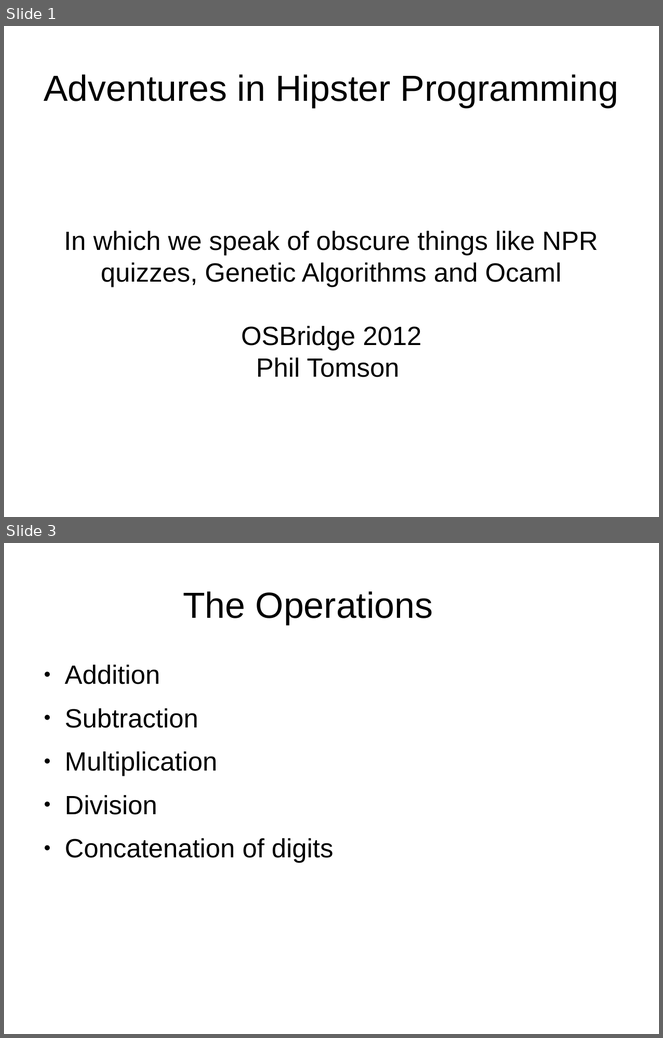
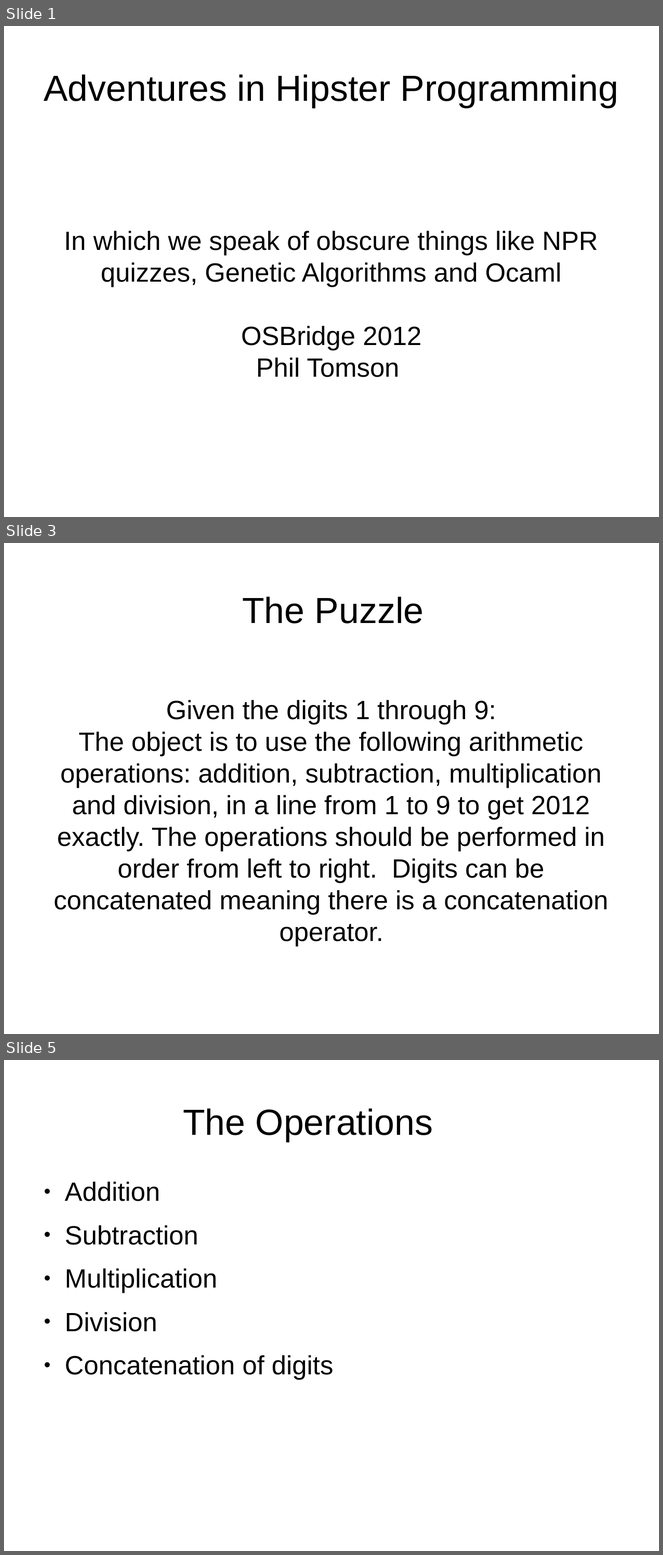
Before and after one commit to philtomson/OSBridge2012Talk, a slide deck: OSBridge2012.odp. Shown one above the other, each under a label of ours: slides 1 and 3 before the commit, slides 1, 3 and 5 after it; the slides between them are not shown. The pictures are 663x1038 and 663x1555 pixels, drawn with LibreOffice and Linux fonts; fonts in the diff are those of the drawing. Boxes give left, top, right and bottom in pixels: in the first picture for what was removed or moved away, otherwise in the second. Text is boxed around its words. In the diff, an @@ line names an element or a change of style, - is before the commit and + after.

```diff
--- a/OSBridge2012.odp
+++ b/OSBridge2012.odp
@@ slide 3 added at (x1=4, y1=543, x2=659, y2=1034), background #FFFFFF @@
@@ title added at (x1=242, y1=597, x2=424, y2=624), 44 pt, text #000000 @@
+The Puzzle
@@ subtitle added at (x1=54, y1=700, x2=608, y2=947), 32 pt, text #000000 @@
+Given the digits 1 through 9:
+The object is to use the following arithmetic operations: addition, subtraction, multiplication and division, in a line from 1 to 9 to get 2012 exactly. The operations should be performed in order from left to right. Digits can be concatenated meaning there is a concatenation operator.
@@ what was slide 3 is now slide 5 @@
```
Also in this commit, not shown: 1 slide changed, 4 other slides added, 1 slide removed.
